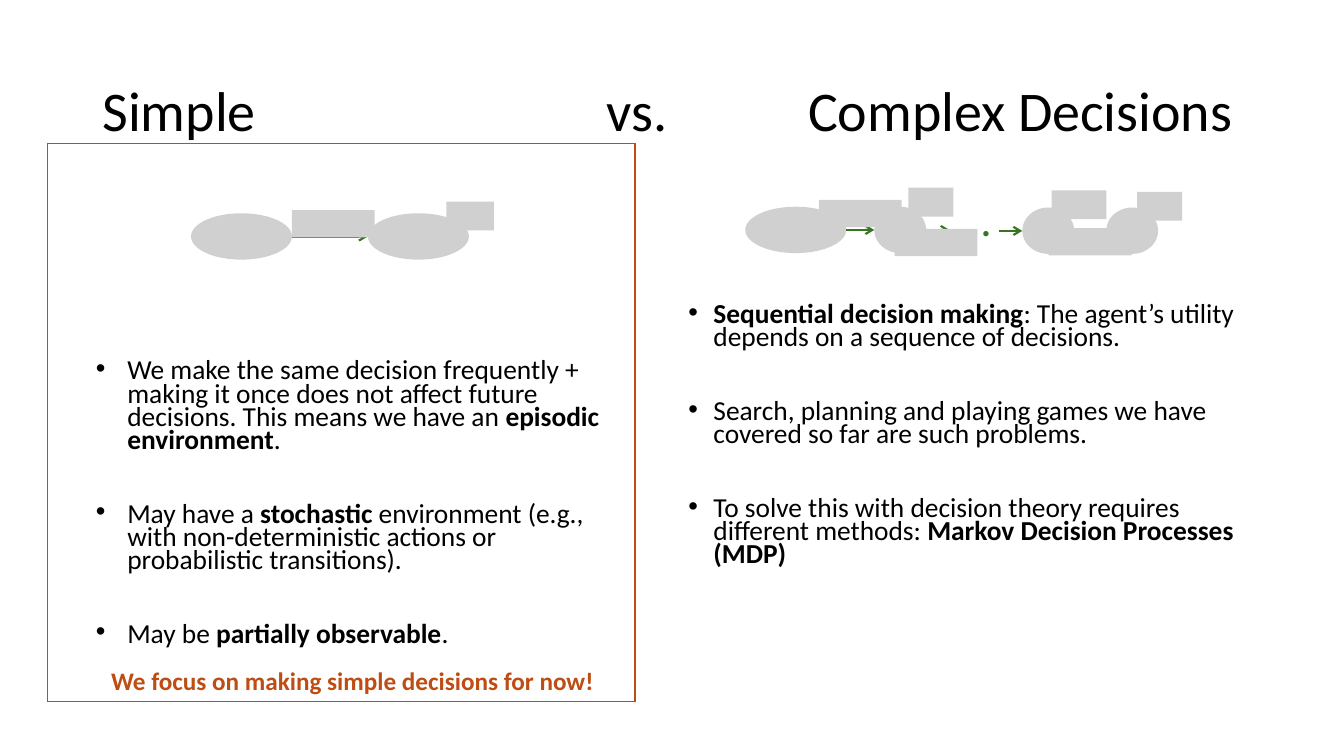
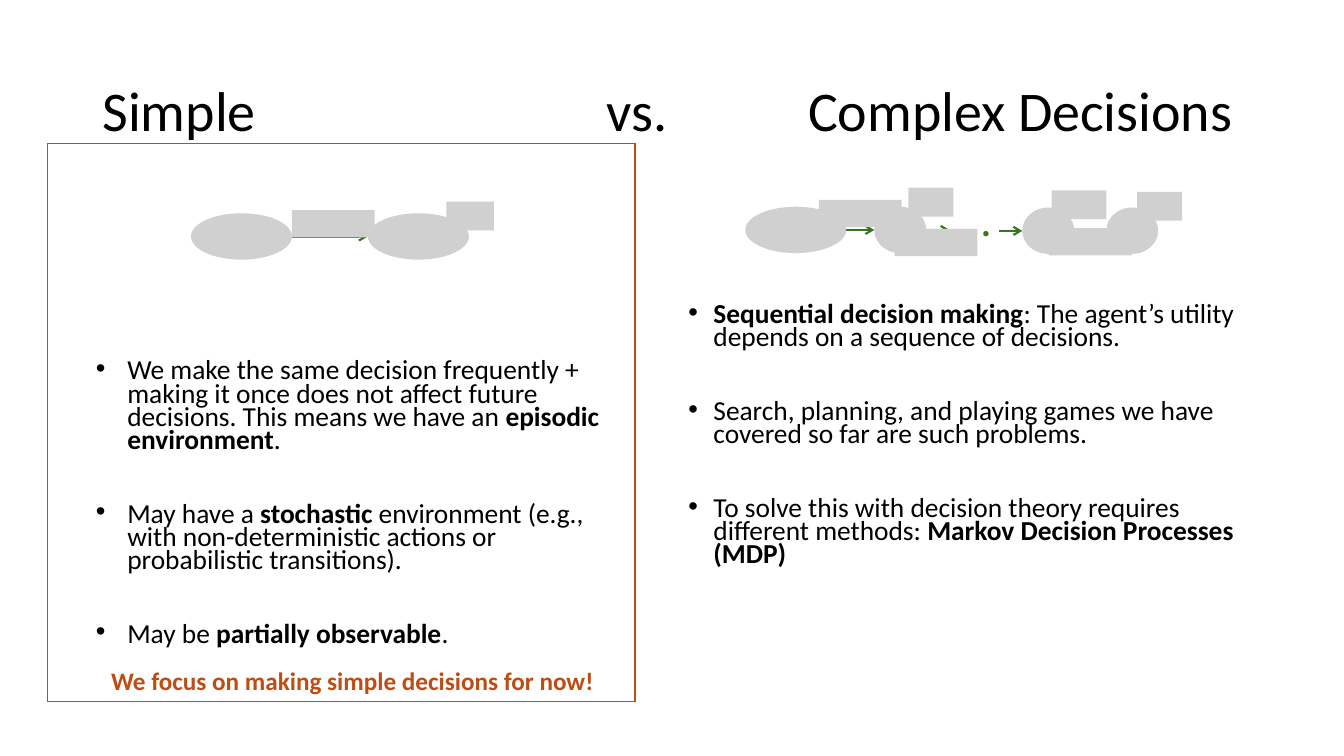
Before and after one commit to mhahsler/CS7320-AI, a slide deck: slide 3 of slides/16_decision_making.pptx. Drawn at 1344x756 pixels with LibreOffice and Linux fonts; fonts in the diff are those of the drawing; grey boxes stand for pictures. Boxes give left, top, right and bottom in pixels: in the first picture for what was removed or moved away, otherwise in the second. Text is boxed around its words. In the diff, an @@ line names an element or a change of style, - is before the commit and + after.

```diff
--- a/slides/16_decision_making.pptx
+++ b/slides/16_decision_making.pptx
@@ text at (713, 401, 1214, 448): text changed @@
-• Search, planning and playing games we have covered so far are such problems.
+• Search, planning, and playing games we have covered so far are such problems.
```
Also in this commit, not shown: 4 other slides changed, 1 other file.
